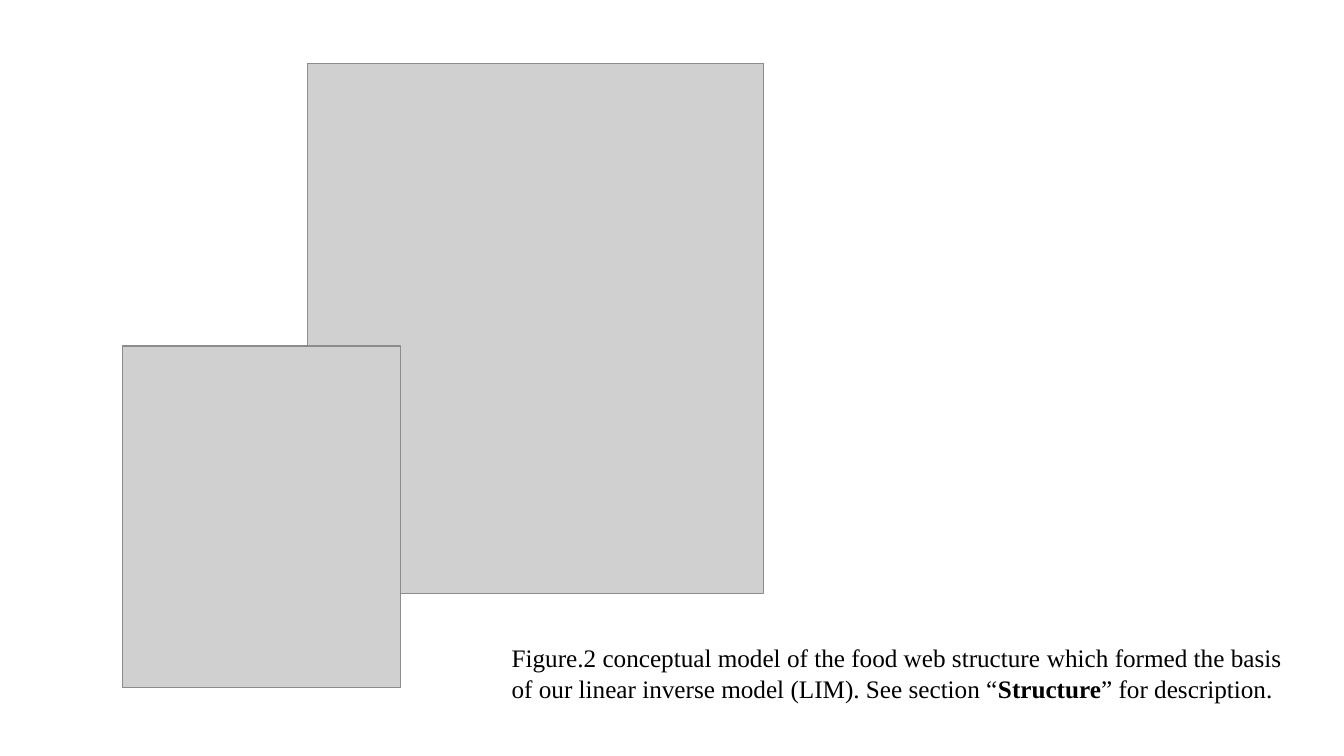
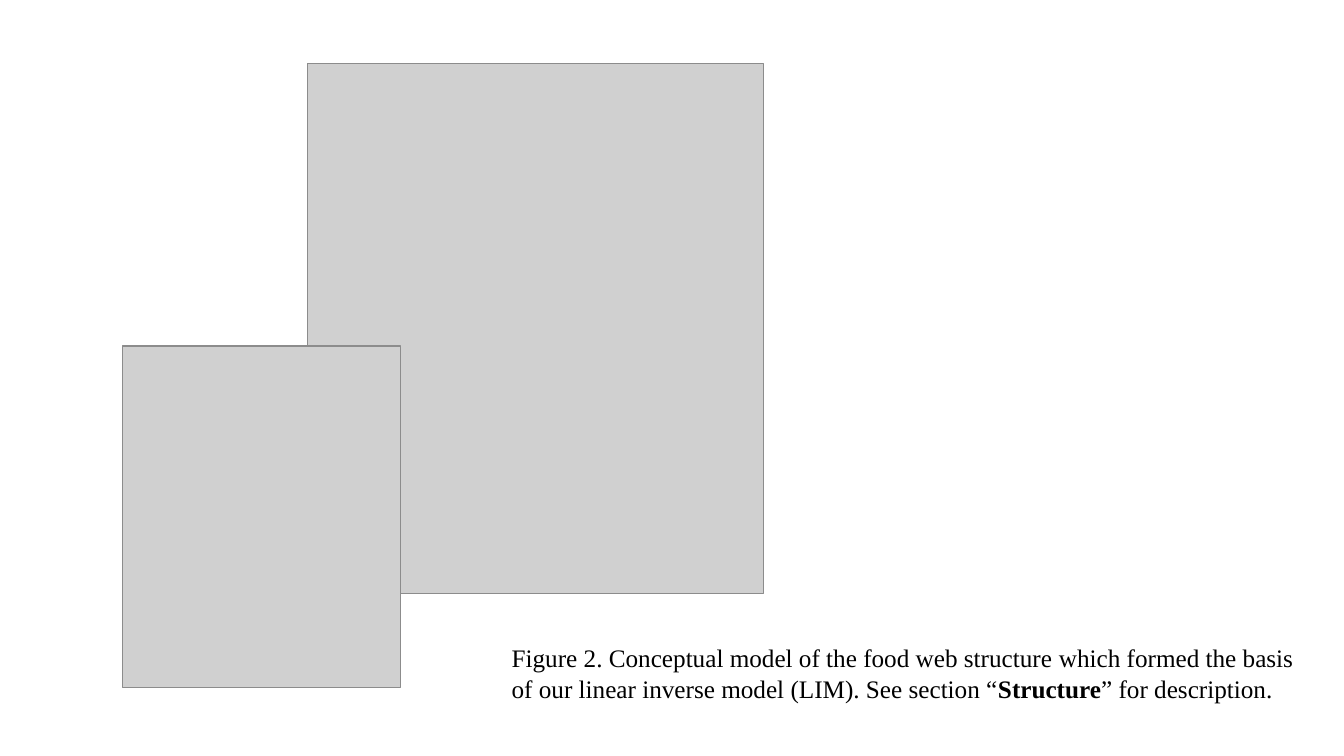
Before and after one commit to chueh1115/GPSC_data, a slide deck: slide 3 of context/thesis_fig.pptx. Drawn at 1344x756 pixels with LibreOffice and Linux fonts; fonts in the diff are those of the drawing; grey boxes stand for pictures. Boxes give left, top, right and bottom in pixels: in the first picture for what was removed or moved away, otherwise in the second. Text is boxed around its words. In the diff, an @@ line names an element or a change of style, - is before the commit and + after.

```diff
--- a/context/thesis_fig.pptx
+++ b/context/thesis_fig.pptx
@@ text at box(512, 649, 1293, 704): text changed @@
-Figure.2 conceptual model of the food web structure which formed the basis of our linear inverse model (LIM). See section “Structure” for description.
+Figure 2. Conceptual model of the food web structure which formed the basis of our linear inverse model (LIM). See section “Structure” for description.
```
Also in this commit, not shown: 16 other slides changed, 14 slides added, 13 slides removed.
